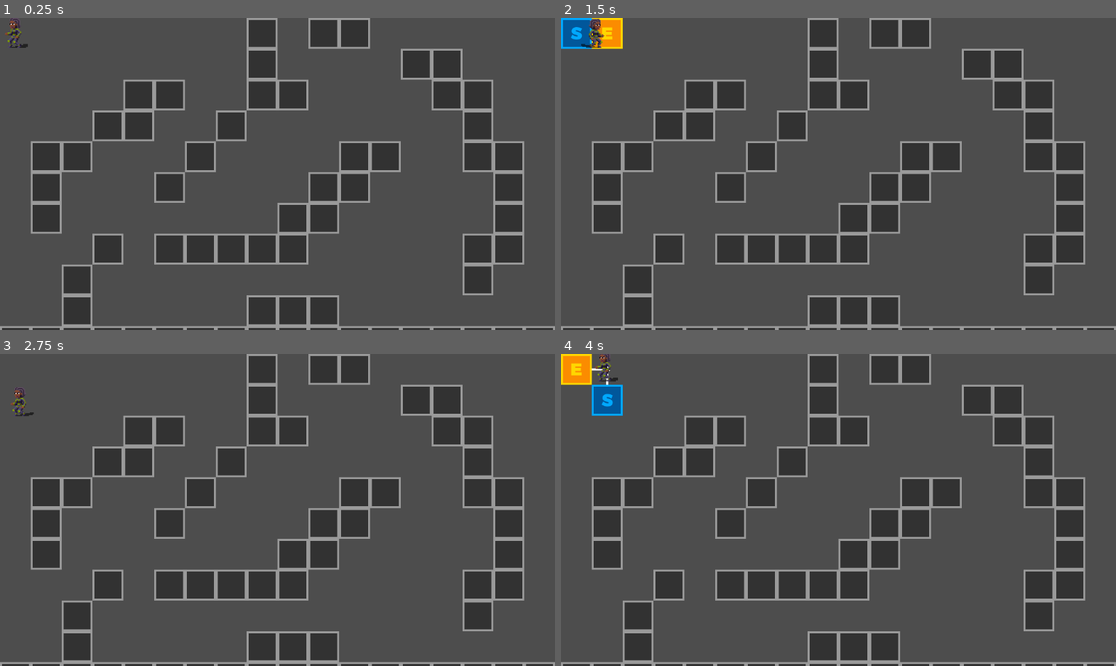
Above: before the commit, frames 1-4 (two rows, left to right).
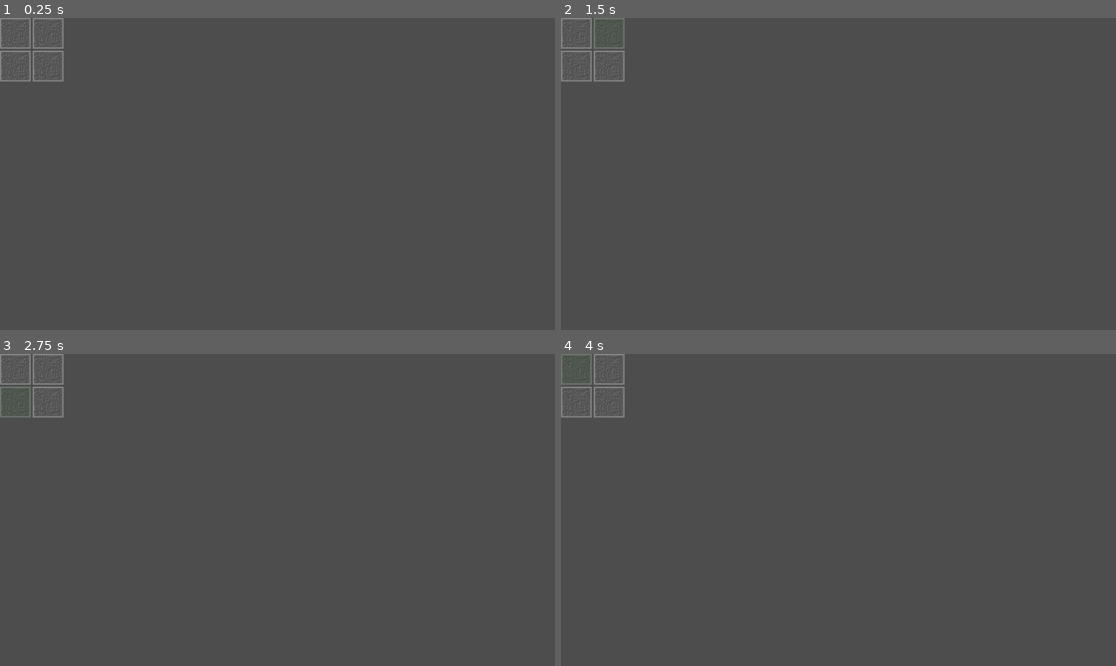
Above: after the commit, the same moments.

Repository: elainajones-upstreams/2024-pigs-ggj
Game: Godot game, scene res://scenes/main.tscn
Two runs of this game, one before a commit and one after it. Both use one fixed random seed, a clock stepped at 60 frames per second and the inputs below. Before the commit the project starts from res://scenes/game.tscn.
Inputs (mouse positions are in pixels of both pictures, inside the frame that each line leads up to):
- Up to frame 1 (0.25 s): no input
- Up to frame 2 (1.5 s): click (577, 33) at 0.52 s; click (610, 33) at 1.27 s
- Up to frame 3 (2.75 s): click (16, 400) at 2.02 s
- Up to frame 4 (4 s): click (610, 400) at 2.77 s; click (577, 369) at 3.52 s

The runs differ from the first frame. In frame 1, 27% of the frame differs, in the area x 0-100%, y 0-100%; in frame 2, 27%; in frame 3, 27%; in frame 4, 28%.

Commit message:
refactor: Deprecate code
Deprecates navigation code which will not be used as well as grid
and card/narration stub code as the laoyout and logic for this will
be different.

Diff:
--- a/project.godot
+++ b/project.godot
@@ -11,7 +11,7 @@
 [application]
 
 config/name="grid"
-run/main_scene="res://scenes/game.tscn"
+run/main_scene="res://scenes/main.tscn"
 config/features=PackedStringArray("4.2", "Forward Plus")
 config/icon="res://icon.svg"
 
--- a/scenes/card.tscn
+++ /dev/null
@@ -1,59 +0,0 @@
-[gd_scene load_steps=3 format=3 uid="uid://ohwa2jy34fd1"]
-
-[ext_resource type="Script" path="res://scripts/card.gd" id="1_c5fnj"]
-
-[sub_resource type="Theme" id="Theme_vdw7i"]
-
-[node name="card" type="Control"]
-layout_mode = 3
-anchors_preset = 15
-anchor_right = 1.0
-anchor_bottom = 1.0
-grow_horizontal = 2
-grow_vertical = 2
-size_flags_horizontal = 3
-size_flags_vertical = 3
-script = ExtResource("1_c5fnj")
-
-[node name="Panel" type="Panel" parent="."]
-layout_mode = 1
-anchors_preset = 15
-anchor_right = 1.0
-anchor_bottom = 1.0
-grow_horizontal = 2
-grow_vertical = 2
-
-[node name="VBoxContainer" type="VBoxContainer" parent="."]
-layout_mode = 1
-anchors_preset = 15
-anchor_right = 1.0
-anchor_bottom = 1.0
-grow_horizontal = 2
-grow_vertical = 2
-
-[node name="MarginContainer" type="MarginContainer" parent="VBoxContainer"]
-layout_mode = 2
-size_flags_vertical = 3
-theme_override_constants/margin_left = 50
-theme_override_constants/margin_top = 30
-theme_override_constants/margin_right = 50
-theme_override_constants/margin_bottom = 15
-
-[node name="purple" type="ColorRect" parent="VBoxContainer/MarginContainer"]
-layout_mode = 2
-size_flags_vertical = 3
-color = Color(0.478431, 0.25098, 0.517647, 1)
-
-[node name="MarginContainer2" type="MarginContainer" parent="VBoxContainer"]
-layout_mode = 2
-size_flags_vertical = 3
-theme = SubResource("Theme_vdw7i")
-theme_override_constants/margin_left = 50
-theme_override_constants/margin_top = 15
-theme_override_constants/margin_right = 50
-theme_override_constants/margin_bottom = 30
-
-[node name="green" type="ColorRect" parent="VBoxContainer/MarginContainer2"]
-layout_mode = 2
-size_flags_vertical = 3
-color = Color(0.00392157, 0.435294, 0, 1)
--- a/scenes/dialogue.tscn
+++ /dev/null
@@ -1,33 +0,0 @@
-[gd_scene format=3 uid="uid://jf8ng0xrgmlr"]
-
-[node name="dialogue" type="Control"]
-layout_mode = 3
-anchors_preset = 15
-anchor_right = 1.0
-anchor_bottom = 1.0
-grow_horizontal = 2
-grow_vertical = 2
-
-[node name="textbox-portrait-divider" type="HSeparator" parent="."]
-layout_mode = 0
-offset_right = 40.0
-offset_bottom = 4.0
-
-[node name="text-background-box" type="Panel" parent="textbox-portrait-divider"]
-layout_mode = 0
-offset_right = 40.0
-offset_bottom = 40.0
-
-[node name="text" type="RichTextLabel" parent="textbox-portrait-divider/text-background-box"]
-layout_mode = 0
-offset_right = 40.0
-offset_bottom = 40.0
-
-[node name="left-right-portrait-divider" type="VSeparator" parent="textbox-portrait-divider"]
-layout_mode = 0
-offset_right = 4.0
-offset_bottom = 40.0
-
-[node name="left-sprite" type="Sprite2D" parent="textbox-portrait-divider/left-right-portrait-divider"]
-
-[node name="right-sprite" type="Sprite2D" parent="textbox-portrait-divider/left-right-portrait-divider"]
--- a/scenes/game.tscn
+++ b/scenes/game.tscn
@@ -1,15 +1,206 @@
-[gd_scene load_steps=12 format=3 uid="uid://df87clr3y8vcr"]
-
-[ext_resource type="TileSet" uid="uid://d0ig0dbqg41k0" path="res://tileset.tres" id="1_ywle6"]
-[ext_resource type="Script" path="res://scripts/pathfind_astar.gd" id="2_1eg46"]
-[ext_resource type="Script" path="res://scripts/character.gd" id="3_8vgae"]
-[ext_resource type="Texture2D" uid="uid://i5rfux7x0aeo" path="res://sprites/characters/idle/protagonist_idle_00.png" id="4_0auyy"]
-[ext_resource type="Texture2D" uid="uid://dj8ljlbar8gho" path="res://sprites/characters/idle/protagonist_idle_01.png" id="5_og0rl"]
-[ext_resource type="Texture2D" uid="uid://b8m4p55whqbp5" path="res://sprites/characters/idle/protagonist_idle_02.png" id="6_yaw4f"]
-[ext_resource type="Texture2D" uid="uid://dejp43quolonw" path="res://sprites/characters/idle/protagonist_idle_04.png" id="7_nerxb"]
-[ext_resource type="Texture2D" uid="uid://cmx1y4qt81l87" path="res://sprites/characters/idle/protagonist_idle_05.png" id="8_g8l02"]
-[ext_resource type="Texture2D" uid="uid://di8jert4t8jjg" path="res://sprites/characters/idle/protagonist_idle_06.png" id="9_2klt2"]
-[ext_resource type="Texture2D" uid="uid://er8cr4du4idp" path="res://sprites/characters/idle/protagonist_idle_07.png" id="10_y3whr"]
+[gd_scene load_steps=18 format=3 uid="uid://d4hnrf76oewei"]
+
+[ext_resource type="Texture2D" uid="uid://i5rfux7x0aeo" path="res://sprites/player_idle/player_idle_00.png" id="4_0auyy"]
+[ext_resource type="Texture2D" uid="uid://dj8ljlbar8gho" path="res://sprites/player_idle/player_idle_01.png" id="5_og0rl"]
+[ext_resource type="Texture2D" uid="uid://b8m4p55whqbp5" path="res://sprites/player_idle/player_idle_02.png" id="6_yaw4f"]
+[ext_resource type="Texture2D" uid="uid://dejp43quolonw" path="res://sprites/player_idle/player_idle_04.png" id="7_nerxb"]
+[ext_resource type="Texture2D" uid="uid://cmx1y4qt81l87" path="res://sprites/player_idle/player_idle_05.png" id="8_g8l02"]
+[ext_resource type="Texture2D" uid="uid://di8jert4t8jjg" path="res://sprites/player_idle/player_idle_06.png" id="9_2klt2"]
+[ext_resource type="Texture2D" uid="uid://er8cr4du4idp" path="res://sprites/player_idle/player_idle_07.png" id="10_y3whr"]
+
+[sub_resource type="CompressedTexture2D" id="CompressedTexture2D_3u7qb"]
+load_path = "res://.godot/imported/obstacle.png-0258c5f5ce65bfa0dd8610adeb784f54.ctex"
+
+[sub_resource type="TileSetAtlasSource" id="TileSetAtlasSource_tol7a"]
+texture = SubResource("CompressedTexture2D_3u7qb")
+texture_region_size = Vector2i(64, 64)
+0:0/0 = 0
+
+[sub_resource type="CompressedTexture2D" id="CompressedTexture2D_vou0l"]
+load_path = "res://.godot/imported/path_start.png-475bd0b469629aa8779d506c5134e5c2.ctex"
+
+[sub_resource type="TileSetAtlasSource" id="TileSetAtlasSource_gx51g"]
+texture = SubResource("CompressedTexture2D_vou0l")
+texture_region_size = Vector2i(64, 64)
+0:0/0 = 0
+
+[sub_resource type="CompressedTexture2D" id="CompressedTexture2D_kxxqr"]
+load_path = "res://.godot/imported/path_end.png-02b79e25892cd8d863bd44c3c5a1720e.ctex"
+
+[sub_resource type="TileSetAtlasSource" id="TileSetAtlasSource_2sont"]
+texture = SubResource("CompressedTexture2D_kxxqr")
+texture_region_size = Vector2i(64, 64)
+0:0/0 = 0
+
+[sub_resource type="TileSet" id="TileSet_wrtgx"]
+tile_size = Vector2i(64, 64)
+sources/0 = SubResource("TileSetAtlasSource_tol7a")
+sources/1 = SubResource("TileSetAtlasSource_gx51g")
+sources/2 = SubResource("TileSetAtlasSource_2sont")
+
+[sub_resource type="GDScript" id="GDScript_rjt0e"]
+script/source = "extends TileMap
+
+enum Tile { OBSTACLE, START_POINT, END_POINT }
+
+const CELL_SIZE = Vector2(64, 64)
+const BASE_LINE_WIDTH = 3.0
+const DRAW_COLOR = Color.WHITE
+
+# The object for pathfinding on 2D grids.
+var _astar = AStarGrid2D.new()
+
+var _start_point = Vector2i()
+var _end_point = Vector2i()
+var _path = PackedVector2Array()
+
+func _ready():
+	_astar.region = get_used_rect()
+	_astar.cell_size = CELL_SIZE
+	_astar.offset = CELL_SIZE * 0.5
+	_astar.default_compute_heuristic = AStarGrid2D.HEURISTIC_MANHATTAN
+	_astar.default_estimate_heuristic = AStarGrid2D.HEURISTIC_MANHATTAN
+	_astar.diagonal_mode = AStarGrid2D.DIAGONAL_MODE_NEVER
+	_astar.update()
+
+	for i in range(_astar.region.position.x, _astar.region.end.x):
+		for j in range(_astar.region.position.y, _astar.region.end.y):
+			var pos = Vector2i(i, j)
+			if get_cell_source_id(0, pos) == Tile.OBSTACLE:
+				_astar.set_point_solid(pos)
+
+
+func _draw():
+	if _path.is_empty():
+		return
+
+	var last_point = _path[0]
+	for index in range(1, len(_path)):
+		var current_point = _path[index]
+		draw_line(last_point, current_point, DRAW_COLOR, BASE_LINE_WIDTH, true)
+		draw_circle(current_point, BASE_LINE_WIDTH * 2.0, DRAW_COLOR)
+		last_point = current_point
+
+
+func round_local_position(local_position):
+	return map_to_local(local_to_map(local_position))
+
+
+func is_point_walkable(local_position):
+	var map_position = local_to_map(local_position)
+	if _astar.is_in_boundsv(map_position):
+		return not _astar.is_point_solid(map_position)
+	return false
+
+
+func clear_path():
+	if not _path.is_empty():
+		_path.clear()
+		erase_cell(0, _start_point)
+		erase_cell(0, _end_point)
+		# Queue redraw to clear the lines and circles.
+		queue_redraw()
+
+
+func find_path(local_start_point, local_end_point):
+	clear_path()
+
+	_start_point = local_to_map(local_start_point)
+	_end_point = local_to_map(local_end_point)
+	_path = _astar.get_point_path(_start_point, _end_point)
+
+	if not _path.is_empty():
+		set_cell(0, _start_point, Tile.START_POINT, Vector2i())
+		set_cell(0, _end_point, Tile.END_POINT, Vector2i())
+
+	# Redraw the lines and circles from the start to the end point.
+	queue_redraw()
+
+	return _path.duplicate()
+"
+
+[sub_resource type="GDScript" id="GDScript_jlnvy"]
+script/source = "extends Node2D
+
+enum State { IDLE, FOLLOW }
+
+const MASS = 5.0
+const ARRIVE_DISTANCE = 10.0
+
+@export var speed: float = 200.0
+
+var _state = State.IDLE
+var _velocity = Vector2()
+
+@onready var _tile_map = $\"../TileMap\"
+@onready var move_sprite = $movesprite
+@onready var idleani_sprite = $idleani
+
+var _click_position = Vector2()
+var _path = PackedVector2Array()
+var _next_point = Vector2()
+
+func _ready():
+	_change_state(State.IDLE)
+	idleani_sprite.show()
+	move_sprite.hide()
+
+
+func _process(_delta):
+	if _state != State.FOLLOW:
+		return
+	var arrived_to_next_point = _move_to(_next_point)
+	if arrived_to_next_point:
+		_path.remove_at(0)
+		if _path.is_empty():
+			_change_state(State.IDLE)
+			return
+		_next_point = _path[0]
+
+
+func _unhandled_input(event):
+	_click_position = get_global_mouse_position()
+	if _tile_map.is_point_walkable(_click_position):
+		if event.is_action_pressed(&\"teleport_to\", false, true):
+			_change_state(State.IDLE)
+			global_position = _tile_map.round_local_position(_click_position)
+		elif event.is_action_pressed(&\"move_to\"):
+			_change_state(State.FOLLOW)
+
+
+func _move_to(local_position):
+	var desired_velocity = (local_position - position).normalized() * speed
+	var steering = desired_velocity - _velocity
+	_velocity += steering / MASS
+
+	position += _velocity * get_process_delta_time()
+	#rotation = _velocity.angle()
+	if Vector2.UP.angle() < _velocity.angle() && _velocity.angle() < Vector2.DOWN.angle():
+		$movesprite.flip_h = true
+	else:
+		$movesprite.flip_h = false
+
+	return position.distance_to(local_position) < ARRIVE_DISTANCE
+
+
+func _change_state(new_state):
+	if new_state == State.IDLE:
+		_tile_map.clear_path()
+		idleani_sprite.show()
+		move_sprite.hide()
+		idleani_sprite.flip_h = move_sprite.flip_h
+	elif new_state == State.FOLLOW:
+		_path = _tile_map.find_path(position, _click_position)
+		idleani_sprite.hide()
+		move_sprite.show()
+		if _path.size() < 2:
+			_change_state(State.IDLE)
+			return
+		# The index 0 is the starting cell.
+		# We don't want the character to move back to it in this example.
+		_next_point = _path[1]
+	_state = new_state
+"
 
 [sub_resource type="AnimatedTexture" id="AnimatedTexture_45s1y"]
 frames = 7
@@ -31,14 +222,14 @@
 [node name="Game" type="Node2D"]
 
 [node name="TileMap" type="TileMap" parent="."]
-tile_set = ExtResource("1_ywle6")
+tile_set = SubResource("TileSet_wrtgx")
 format = 2
 layer_0/tile_data = PackedInt32Array(393217, 0, 0, 327681, 0, 0, 262145, 0, 0, 262146, 0, 0, 196611, 0, 0, 196612, 0, 0 …(14380 unchanged characters)…
-script = ExtResource("2_1eg46")
+script = SubResource("GDScript_rjt0e")
 
 [node name="Character" type="Marker2D" parent="."]
 position = Vector2(32, 32)
-script = ExtResource("3_8vgae")
+script = SubResource("GDScript_jlnvy")
 
 [node name="movesprite" type="Sprite2D" parent="Character"]
 position = Vector2(7, 0)
--- a/scenes/grid.tscn
+++ /dev/null
@@ -1,15 +0,0 @@
-[gd_scene load_steps=2 format=3 uid="uid://bgrfk4xg3yvtp"]
-
-[ext_resource type="Script" path="res://scripts/grid.gd" id="1_mfcim"]
-
-[node name="grid" type="Control"]
-visible = false
-layout_mode = 3
-anchors_preset = 0
-
-[node name="GridContainer" type="GridContainer" parent="."]
-visible = false
-layout_mode = 0
-offset_right = 227.0
-offset_bottom = 31.0
-script = ExtResource("1_mfcim")
--- a/scenes/hand.tscn
+++ /dev/null
@@ -1,25 +0,0 @@
-[gd_scene load_steps=2 format=3 uid="uid://cma0egmahfl5s"]
-
-[ext_resource type="PackedScene" uid="uid://ohwa2jy34fd1" path="res://scenes/card.tscn" id="1_kla2l"]
-
-[node name="hand" type="Control"]
-layout_mode = 3
-anchors_preset = 15
-anchor_right = 1.0
-anchor_bottom = 1.0
-grow_horizontal = 2
-grow_vertical = 2
-
-[node name="cards" type="HBoxContainer" parent="."]
-layout_mode = 2
-offset_right = 753.0
-offset_bottom = 363.0
-
-[node name="card" parent="cards" instance=ExtResource("1_kla2l")]
-layout_mode = 2
-
-[node name="card2" parent="cards" instance=ExtResource("1_kla2l")]
-layout_mode = 2
-
-[node name="card3" parent="cards" instance=ExtResource("1_kla2l")]
-layout_mode = 2
--- a/scenes/row.tscn
+++ /dev/null
@@ -1,6 +0,0 @@
-[gd_scene load_steps=2 format=3 uid="uid://cjot674egni20"]
-
-[ext_resource type="Script" path="res://scripts/row.gd" id="1_64ks2"]
-
-[node name="row" type="HBoxContainer"]
-script = ExtResource("1_64ks2")
--- a/scenes/square.tscn
+++ /dev/null
@@ -1,10 +0,0 @@
-[gd_scene load_steps=2 format=3 uid="uid://bgges8r2rlg8v"]
-
-[ext_resource type="Script" path="res://scripts/button.gd" id="1_72cko"]
-
-[node name="button" type="Button"]
-toggle_mode = true
-text = " O "
-script = ExtResource("1_72cko")
-
-[connection signal="pressed" from="." to="." method="_on_pressed"]
--- a/scenes/unit.tscn
+++ /dev/null
@@ -1,12 +0,0 @@
-[gd_scene load_steps=3 format=3 uid="uid://cn37p181mxbfb"]
-
-[ext_resource type="Script" path="res://scripts/unit.gd" id="1_6x6ge"]
-[ext_resource type="SpriteFrames" path="res://sprites/player_idle_frames.tres" id="2_xq8ls"]
-
-[node name="unit" type="CharacterBody2D"]
-script = ExtResource("1_6x6ge")
-
-[node name="sprite" type="AnimatedSprite2D" parent="."]
-sprite_frames = ExtResource("2_xq8ls")
-animation = &"idle"
-frame_progress = 0.667084
--- a/scenes/world.tscn
+++ /dev/null
@@ -1,20 +0,0 @@
-[gd_scene load_steps=3 format=3 uid="uid://ct7ue0nq11t5y"]
-
-[ext_resource type="PackedScene" uid="uid://cn37p181mxbfb" path="res://scenes/unit.tscn" id="1_xi711"]
-[ext_resource type="PackedScene" uid="uid://bgrfk4xg3yvtp" path="res://scenes/grid.tscn" id="2_a4fnu"]
-
-[node name="world" type="Control"]
-layout_mode = 3
-anchors_preset = 15
-anchor_right = 1.0
-anchor_bottom = 1.0
-grow_horizontal = 2
-grow_vertical = 2
-size_flags_horizontal = 3
-size_flags_vertical = 3
-
-[node name="unit" parent="." instance=ExtResource("1_xi711")]
-position = Vector2(321, 235)
-scale = Vector2(10, 10)
-
-[node name="grid" parent="." instance=ExtResource("2_a4fnu")]
--- a/scripts/button.gd
+++ /dev/null
@@ -1,16 +0,0 @@
-extends Button
-
-var column_index: int
-
-var enabled: bool = false
-
-signal token_placed(column_index)
-signal token_removed(column_index)
-
-func _on_pressed():
-	if enabled == true:
-		enabled = false
-		token_removed.emit(column_index)
-	elif enabled == false:
-		enabled = true;
-		token_placed.emit(column_index)
--- a/scripts/card.gd
+++ /dev/null
@@ -1,43 +0,0 @@
-extends Control
-
-signal card_played(target_squares)
-
-# array of rows
-# each row is an array of columns/squares
-@export var target_squares: Array[Array] = [[false, false, false, false, false, false, false],
-											[false, false, false, false, false, false, false],
-											[false, false, false, false, false, false, false],
-											[false, false, false, false, false, false, false],
-											[false, false, false, false, false, false, false],
-											[false, false, false, false, false, false, false],
-											[false, false, false, false, false, false, false],
-										   ]
-
-func generate_random_targets_dice(die_faces: int):
-	var row_count: int = 0 #debug purposes
-	for row in target_squares:
-		for square in row:
-			square = false
-		var square_index: int = randi() % die_faces
-		row[square_index] = true
-		row_count += 1
-		print("setting row " + str(row_count) + ", square " + str(square_index) + " to true.")
-
-func generate_random_targets_true():
-	for row in target_squares:
-		for square in row:
-			if randi() % 2 == 0:
-				print("setting row " + str(row) + " square " + str(square) + " to true.")
-				square = true
-			else:
-				square = false
-				print("setting row " + str(row) + " square " + str(square) + " to false.")
-
-func create_new_card(die_faces: int = 0):
-	if die_faces == 0:
-		generate_random_targets_true()
-	else:
-		generate_random_targets_dice(die_faces)
-
-func play_card():
-	card_played.emit(target_squares)
--- a/scripts/character.gd
+++ /dev/null
@@ -1,80 +0,0 @@
-extends Node2D
-
-enum State { IDLE, FOLLOW }
-
-const MASS = 5.0
-const ARRIVE_DISTANCE = 10.0
-
-@export var speed: float = 200.0
-
-var _state = State.IDLE
-var _velocity = Vector2()
-
-@onready var _tile_map = $"../TileMap"
-@onready var move_sprite = $movesprite
-@onready var idleani_sprite = $idleani
-
-var _click_position = Vector2()
-var _path = PackedVector2Array()
-var _next_point = Vector2()
-
-func _ready():
-	_change_state(State.IDLE)
-	idleani_sprite.show()
-	move_sprite.hide()
-
-
-func _process(_delta):
-	if _state != State.FOLLOW:
-		return
-	var arrived_to_next_point = _move_to(_next_point)
-	if arrived_to_next_point:
-		_path.remove_at(0)
-		if _path.is_empty():
-			_change_state(State.IDLE)
-			return
-		_next_point = _path[0]
-
-
-func _unhandled_input(event):
-	_click_position = get_global_mouse_position()
-	if _tile_map.is_point_walkable(_click_position):
-		if event.is_action_pressed(&"teleport_to", false, true):
-			_change_state(State.IDLE)
-			global_position = _tile_map.round_local_position(_click_position)
-		elif event.is_action_pressed(&"move_to"):
-			_change_state(State.FOLLOW)
-
-
-func _move_to(local_position):
-	var desired_velocity = (local_position - position).normalized() * speed
-	var steering = desired_velocity - _velocity
-	_velocity += steering / MASS
-
-	position += _velocity * get_process_delta_time()
-	#rotation = _velocity.angle()
-	if Vector2.UP.angle() < _velocity.angle() && _velocity.angle() < Vector2.DOWN.angle():
-		$movesprite.flip_h = true
-	else:
-		$movesprite.flip_h = false
-
-	return position.distance_to(local_position) < ARRIVE_DISTANCE
-
-
-func _change_state(new_state):
-	if new_state == State.IDLE:
-		_tile_map.clear_path()
-		idleani_sprite.show()
-		move_sprite.hide()
-		idleani_sprite.flip_h = move_sprite.flip_h
-	elif new_state == State.FOLLOW:
-		_path = _tile_map.find_path(position, _click_position)
-		idleani_sprite.hide()
-		move_sprite.show()
-		if _path.size() < 2:
-			_change_state(State.IDLE)
-			return
-		# The index 0 is the starting cell.
-		# We don't want the character to move back to it in this example.
-		_next_point = _path[1]
-	_state = new_state
--- a/scripts/grid.gd
+++ /dev/null
@@ -1,12 +0,0 @@
-extends GridContainer
-
-var rows: Array
-
-@export var rows_per_grid: int = 7
-@export var row = preload("res://scenes/row.tscn")
-
-func _ready():
-	for i in rows_per_grid:
-		var new_row = row.instantiate()
-		add_child(new_row)
-		rows.append(new_row)
--- a/scripts/pathfind_astar.gd
+++ /dev/null
@@ -1,78 +0,0 @@
-extends TileMap
-
-enum Tile { OBSTACLE, START_POINT, END_POINT }
-
-const CELL_SIZE = Vector2(64, 64)
-const BASE_LINE_WIDTH = 3.0
-const DRAW_COLOR = Color.WHITE
-
-# The object for pathfinding on 2D grids.
-var _astar = AStarGrid2D.new()
-
-var _start_point = Vector2i()
-var _end_point = Vector2i()
-var _path = PackedVector2Array()
-
-func _ready():
-	_astar.region = get_used_rect()
-	_astar.cell_size = CELL_SIZE
-	_astar.offset = CELL_SIZE * 0.5
-	_astar.default_compute_heuristic = AStarGrid2D.HEURISTIC_MANHATTAN
-	_astar.default_estimate_heuristic = AStarGrid2D.HEURISTIC_MANHATTAN
-	_astar.diagonal_mode = AStarGrid2D.DIAGONAL_MODE_NEVER
-	_astar.update()
-
-	for i in range(_astar.region.position.x, _astar.region.end.x):
-		for j in range(_astar.region.position.y, _astar.region.end.y):
-			var pos = Vector2i(i, j)
-			if get_cell_source_id(0, pos) == Tile.OBSTACLE:
-				_astar.set_point_solid(pos)
-
-
-func _draw():
-	if _path.is_empty():
-		return
-
-	var last_point = _path[0]
-	for index in range(1, len(_path)):
-		var current_point = _path[index]
-		draw_line(last_point, current_point, DRAW_COLOR, BASE_LINE_WIDTH, true)
-		draw_circle(current_point, BASE_LINE_WIDTH * 2.0, DRAW_COLOR)
-		last_point = current_point
-
-
-func round_local_position(local_position):
-	return map_to_local(local_to_map(local_position))
-
-
-func is_point_walkable(local_position):
-	var map_position = local_to_map(local_position)
-	if _astar.is_in_boundsv(map_position):
-		return not _astar.is_point_solid(map_position)
-	return false
-
-
-func clear_path():
-	if not _path.is_empty():
-		_path.clear()
-		erase_cell(0, _start_point)
-		erase_cell(0, _end_point)
-		# Queue redraw to clear the lines and circles.
-		queue_redraw()
-
-
-func find_path(local_start_point, local_end_point):
-	clear_path()
-
-	_start_point = local_to_map(local_start_point)
-	_end_point = local_to_map(local_end_point)
-	_path = _astar.get_point_path(_start_point, _end_point)
-
-	if not _path.is_empty():
-		set_cell(0, _start_point, Tile.START_POINT, Vector2i())
-		set_cell(0, _end_point, Tile.END_POINT, Vector2i())
-
-	# Redraw the lines and circles from the start to the end point.
-	queue_redraw()
-
-	return _path.duplicate()
--- a/scripts/row.gd
+++ /dev/null
@@ -1,23 +0,0 @@
-extends HBoxContainer
-
-var squares: Array
-
-@export var squares_per_row: int = 7
-@export var square = preload("res://scenes/square.tscn")
-
-func _ready():
-	for i in squares_per_row:
-		var new_square = square.instantiate()
-		new_square.column_index = i
-		add_child(new_square)
-		squares.append(new_square)
-		squares[i].token_placed.connect(place_token)
-		squares[i].token_removed.connect(remove_token)
-
-func place_token(index):
-	print("placing token on index: " + str(index))
-	squares[index].text = " X "
-
-func remove_token(index):
-	print("removing token from index: " + str(index))
-	squares[index].text = " O "
--- a/scripts/unit.gd
+++ /dev/null
@@ -1,9 +0,0 @@
-extends CharacterBody2D
-
-@onready var _animated_sprite = $sprite
-@export var max_health: int = 3
-var current_health: int
-
-func _ready():
-	_animated_sprite.play("idle")
-	current_health = max_health
--- a/sprites/player_idle_frames.tres
+++ /dev/null
@@ -1,42 +0,0 @@
-[gd_resource type="SpriteFrames" load_steps=9 format=3 uid="uid://b5q7vy3l23ycu"]
-
-[ext_resource type="Texture2D" uid="uid://i5rfux7x0aeo" path="res://sprites/player_idle/player_idle_00.png" id="1_cdsf7"]
-[ext_resource type="Texture2D" uid="uid://dj8ljlbar8gho" path="res://sprites/player_idle/player_idle_01.png" id="2_qw07n"]
-[ext_resource type="Texture2D" uid="uid://b8m4p55whqbp5" path="res://sprites/player_idle/player_idle_02.png" id="3_mod4q"]
-[ext_resource type="Texture2D" uid="uid://dqdf8u2mv6hy5" path="res://sprites/player_idle/player_idle_03.png" id="4_tlj4b"]
-[ext_resource type="Texture2D" uid="uid://dejp43quolonw" path="res://sprites/player_idle/player_idle_04.png" id="5_pk810"]
-[ext_resource type="Texture2D" uid="uid://cmx1y4qt81l87" path="res://sprites/player_idle/player_idle_05.png" id="6_wif3g"]
-[ext_resource type="Texture2D" uid="uid://di8jert4t8jjg" path="res://sprites/player_idle/player_idle_06.png" id="7_wrd06"]
-[ext_resource type="Texture2D" uid="uid://er8cr4du4idp" path="res://sprites/player_idle/player_idle_07.png" id="8_myf1w"]
-
-[resource]
-animations = [{
-"frames": [{
-"duration": 1.0,
-"texture": ExtResource("1_cdsf7")
-}, {
-"duration": 1.0,
-"texture": ExtResource("2_qw07n")
-}, {
-"duration": 1.0,
-"texture": ExtResource("3_mod4q")
-}, {
-"duration": 1.0,
-"texture": ExtResource("4_tlj4b")
-}, {
-"duration": 1.0,
-"texture": ExtResource("5_pk810")
-}, {
-"duration": 1.0,
-"texture": ExtResource("6_wif3g")
-}, {
-"duration": 1.0,
-"texture": ExtResource("7_wrd06")
-}, {
-"duration": 1.0,
-"texture": ExtResource("8_myf1w")
-}],
-"loop": true,
-"name": &"idle",
-"speed": 5.0
-}]
--- a/tileset.tres
+++ /dev/null
@@ -1,26 +0,0 @@
-[gd_resource type="TileSet" load_steps=7 format=3 uid="uid://d0ig0dbqg41k0"]
-
-[ext_resource type="Texture2D" uid="uid://bc87elh4cxdll" path="res://sprites/obstacle.png" id="1"]
-[ext_resource type="Texture2D" uid="uid://bnlj3q5yewmfn" path="res://sprites/path_start.png" id="2"]
-[ext_resource type="Texture2D" uid="uid://783n6rekp7x4" path="res://sprites/path_end.png" id="3"]
-
-[sub_resource type="TileSetAtlasSource" id="TileSetAtlasSource_tol7a"]
-texture = ExtResource("1")
-texture_region_size = Vector2i(64, 64)
-0:0/0 = 0
-
-[sub_resource type="TileSetAtlasSource" id="TileSetAtlasSource_gx51g"]
-texture = ExtResource("2")
-texture_region_size = Vector2i(64, 64)
-0:0/0 = 0
-
-[sub_resource type="TileSetAtlasSource" id="TileSetAtlasSource_2sont"]
-texture = ExtResource("3")
-texture_region_size = Vector2i(64, 64)
-0:0/0 = 0
-
-[resource]
-tile_size = Vector2i(64, 64)
-sources/0 = SubResource("TileSetAtlasSource_tol7a")
-sources/1 = SubResource("TileSetAtlasSource_gx51g")
-sources/2 = SubResource("TileSetAtlasSource_2sont")
Binary file removed: sprites/character.png
Not shown, removed: sprites/character.png.import
Binary file removed: sprites/obstacle.png
Not shown, removed: sprites/obstacle.png.import
Binary file removed: sprites/path_end.png
Not shown, removed: sprites/path_end.png.import
Binary file removed: sprites/path_start.png
Not shown, removed: sprites/path_start.png.import
